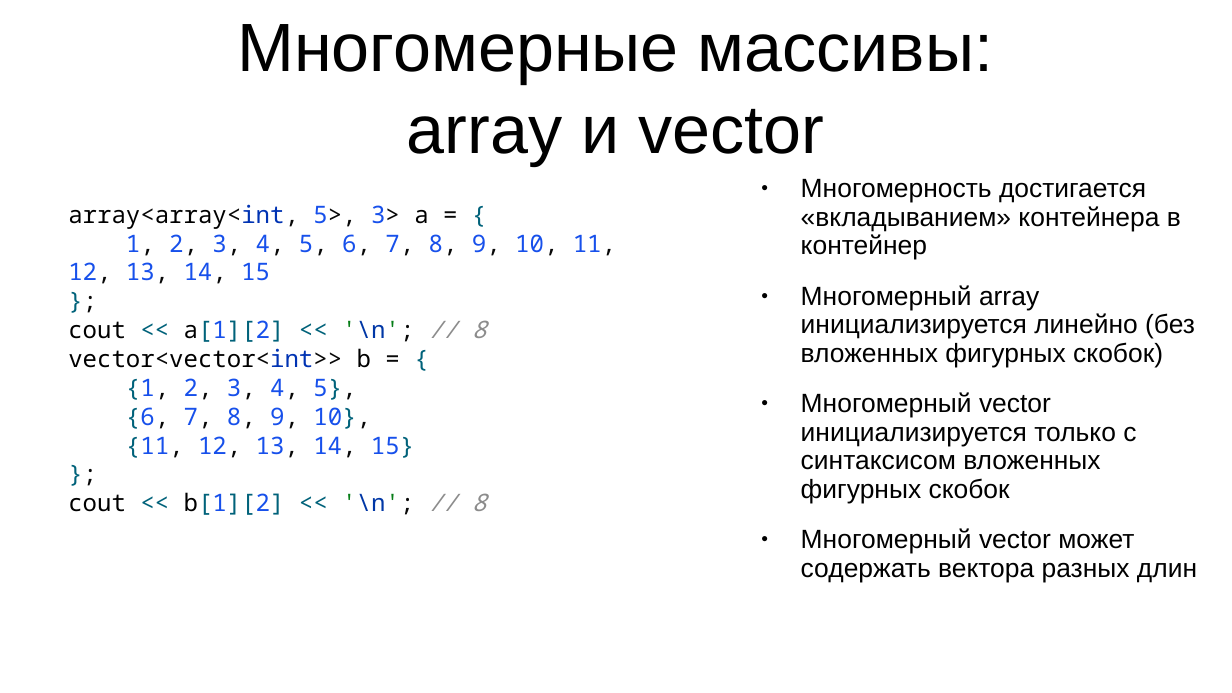
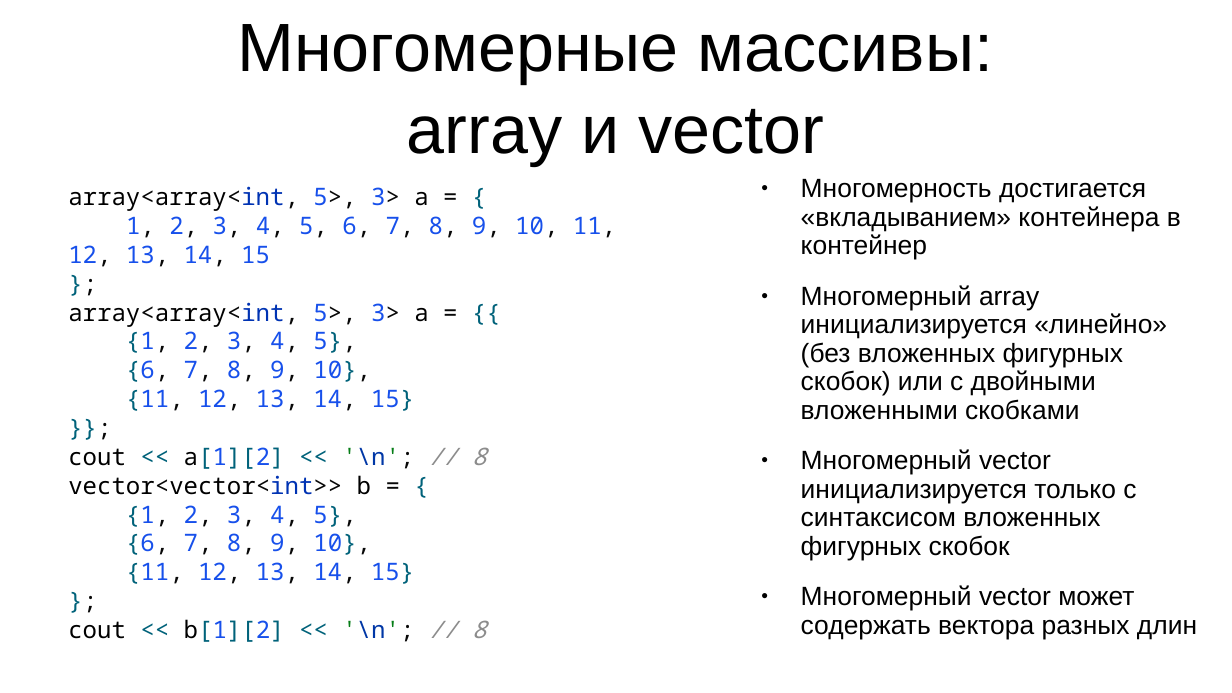
Before and after one commit to IvanStriker/Cpp_Coworking, a slide deck: slide 26 of 1-st meeting/Memory management in C++.pptx (slide 24 before the commit). Drawn at 1232x693 pixels with LibreOffice and Linux fonts; fonts in the diff are those of the drawing. Boxes give left, top, right and bottom in pixels: in the first picture for what was removed or moved away, otherwise in the second. Text is boxed around its words. In the diff, an @@ line names an element or a change of style, - is before the commit and + after.

```diff
--- a/1-st meeting/Memory management in C++.pptx
+++ b/1-st meeting/Memory management in C++.pptx
@@ text at (68, 186, 616, 642): text changed @@
-array<array<int, 5>, 3> a = {
-1, 2, 3, 4, 5, 6, 7, 8, 9, 10, 11, 12, 13, 14, 15
-};
-cout << a[1][2] << '\n'; // 8
-vector<vector<int>> b = {
-{1, 2, 3, 4, 5},
-{6, 7, 8, 9, 10},
-{11, 12, 13, 14, 15}
-};
-cout << b[1][2] << '\n'; // 8
+array<array<int, 5>, 3> a = {
+1, 2, 3, 4, 5, 6, 7, 8, 9, 10, 11, 12, 13, 14, 15
+};
+array<array<int, 5>, 3> a = {{
+{1, 2, 3, 4, 5},
+{6, 7, 8, 9, 10},
+{11, 12, 13, 14, 15}
+}};
+cout << a[1][2] << '\n'; // 8
+vector<vector<int>> b = {
+{1, 2, 3, 4, 5},
+{6, 7, 8, 9, 10},
+{11, 12, 13, 14, 15}
+};
+cout << b[1][2] << '\n'; // 8
@@ text at (801, 285, 1167, 420): text changed @@
-● Многомерный array инициализируется линейно (без вложенных фигурных скобок)
+● Многомерный array инициализируется «линейно» (без вложенных фигурных скобок) или с двойными вложенными скобками
```
Also in this commit, not shown: 4 other slides changed, 2 slides added, 14 other files.
